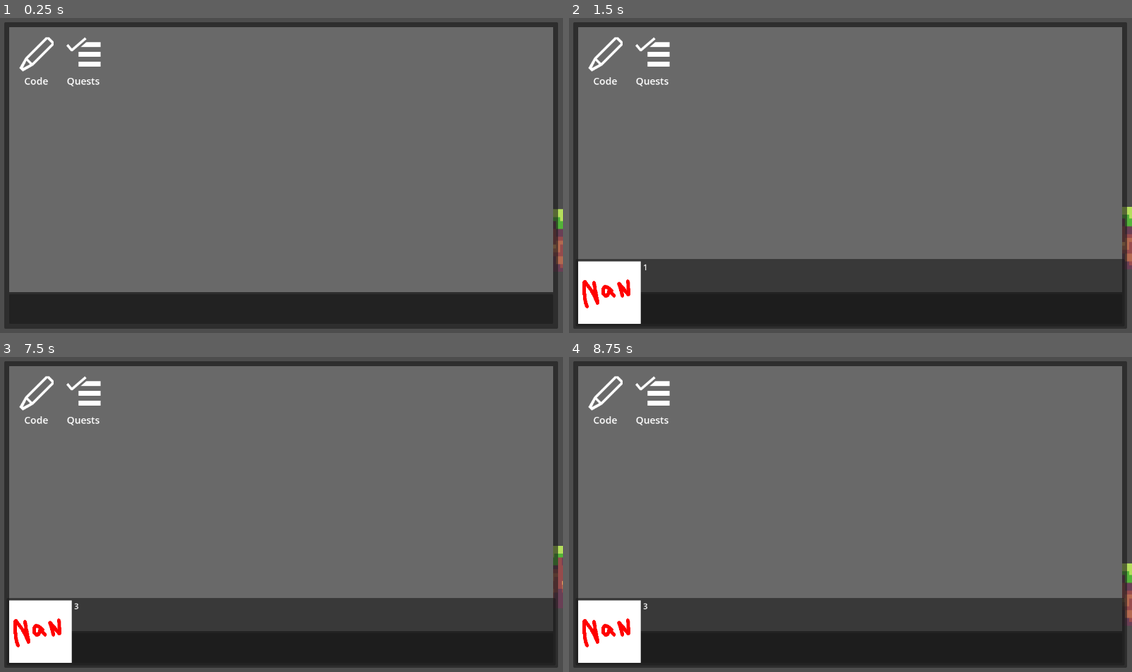
Above: before the commit, frames 1-4 (two rows, left to right).
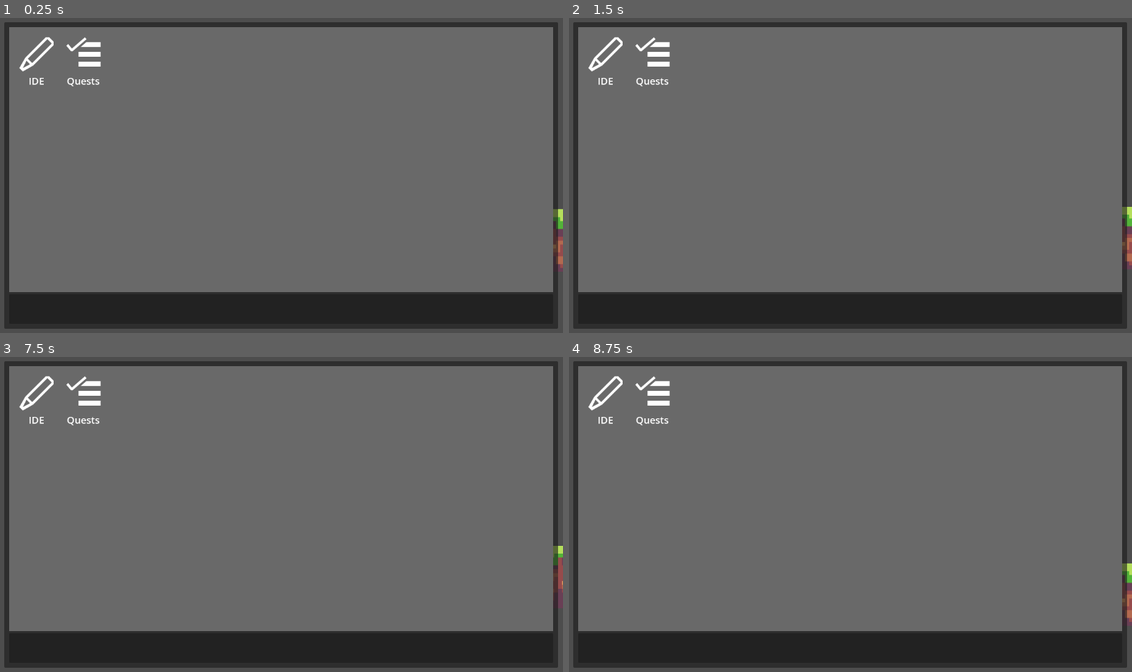
Above: after the commit, the same moments.

Repository: 46768/nsc2025
Game: Godot game, scene res://main.tscn
Same seed, same stepped clock (60 frames per second), same inputs: the game is played once before the commit and once after it. The engine's default icon, where the game draws it, is replaced by a stand-in: a white triangle on a blue panel in a dark square.
Inputs (mouse positions are in pixels of both pictures, inside the frame that each line leads up to):
- Up to frame 1 (0.25 s): no input
- Up to frame 2 (1.5 s): click (602, 55) at 0.52 s; click (653, 55) at 1.27 s
- Up to frame 3 (7.5 s): click (281, 631) at 2.02 s; click (33, 394) at 2.77 s; click (84, 394) at 3.52 s; click (281, 631) at 4.27 s; click (33, 394) at 5.02 s; click (84, 394) at 5.77 s; click (281, 631) at 6.52 s; tap Enter at 7.25 s; tap A (KeyA) at 7.35 s
- Up to frame 4 (8.75 s): tap Space (KeySpace) at 8 s; tap D (KeyD) at 8.1 s

The runs differ from the first frame. In frame 1, less than 0.1% of the frame differs, in the area x 4-9%, y 18-22%; in frame 2, 11%; in frame 3, 11%; in frame 4, 11%, in the area x 1-99%, y 18-98%.

Commit message:
feat: embed IDE into an application

Diff:
--- a/main.tscn
+++ b/main.tscn
@@ -6,7 +6,6 @@
 [ext_resource type="JSON" path="res://assets/json/npc/demo.json" id="4_4c57u"]
 [ext_resource type="Texture2D" uid="uid://dadmwkga8kc6s" path="res://assets/textures/placeholder.jpg" id="5_efxa6"]
 [ext_resource type="TileSet" uid="uid://b07lysqg7p46m" path="res://tileset/map_tileset.tres" id="6_dg77c"]
-[ext_resource type="PackedScene" uid="uid://c44n34k18cx8m" path="res://scenes/ui/ide.tscn" id="7_ycdy4"]
 [ext_resource type="PackedScene" uid="uid://dpxfmhbqr5s0k" path="res://scenes/ui/menu/menu.tscn" id="8_5vw27"]
 
 [node name="Main" type="Node2D"]
@@ -26,14 +25,4 @@
 
 [node name="UI" type="CanvasLayer" parent="."]
 
-[node name="Ide" parent="UI" instance=ExtResource("7_ycdy4")]
-visible = false
-anchors_preset = 0
-anchor_right = 0.0
-anchor_bottom = 0.0
-grow_horizontal = 1
-grow_vertical = 1
-
 [node name="Menu" parent="UI" instance=ExtResource("8_5vw27")]
-
-[connection signal="ide_initialized" from="UI/Ide" to="." method="_on_ide_initialized"]
--- a/scenes/ui/ide.tscn
+++ b/scenes/ui/ide.tscn
@@ -1,6 +1,5 @@
-[gd_scene load_steps=8 format=3 uid="uid://c44n34k18cx8m"]
+[gd_scene load_steps=7 format=3 uid="uid://c44n34k18cx8m"]
 
-[ext_resource type="Theme" uid="uid://bq4vvnvsx0a5q" path="res://themes/ide/ide-default.tres" id="1_eacvr"]
 [ext_resource type="Script" uid="uid://d0kdg1rtfo0av" path="res://scripts/ui/ide/ide.gd" id="1_msfw7"]
 [ext_resource type="Script" uid="uid://dxs06js8hwkng" path="res://scripts/ui/ide/buffer_tabs.gd" id="3_eacvr"]
 [ext_resource type="StyleBox" uid="uid://ck21jxwdspuit" path="res://themes/ide/backpanel.stylebox" id="3_kfwwp"]
@@ -10,61 +9,38 @@
 
 [node name="Ide" type="Control"]
 z_index = 1
-layout_direction = 2
 layout_mode = 3
-anchors_preset = 15
-anchor_right = 1.0
-anchor_bottom = 1.0
-grow_horizontal = 2
-grow_vertical = 2
+anchors_preset = 0
 size_flags_horizontal = 3
 size_flags_vertical = 3
 script = ExtResource("1_msfw7")
 
-[node name="Omarg" type="MarginContainer" parent="."]
+[node name="Panelc" type="PanelContainer" parent="."]
 layout_mode = 1
-anchors_preset = 15
-anchor_right = 1.0
-anchor_bottom = 1.0
-grow_horizontal = 2
-grow_vertical = 2
-theme_override_constants/margin_left = 10
-theme_override_constants/margin_top = 10
-theme_override_constants/margin_right = 10
-theme_override_constants/margin_bottom = 10
-
-[node name="Panelc" type="PanelContainer" parent="Omarg"]
-layout_mode = 2
-theme = ExtResource("1_eacvr")
+offset_right = 560.0
+offset_bottom = 155.0
 theme_override_styles/panel = ExtResource("3_kfwwp")
 
-[node name="Imarg" type="MarginContainer" parent="Omarg/Panelc"]
-layout_mode = 2
-theme_override_constants/margin_left = 10
-theme_override_constants/margin_top = 10
-theme_override_constants/margin_right = 10
-theme_override_constants/margin_bottom = 10
-
-[node name="Vsplit" type="HSplitContainer" parent="Omarg/Panelc/Imarg"]
+[node name="Vsplit" type="HSplitContainer" parent="Panelc"]
 layout_mode = 2
 split_offset = 240
 
-[node name="SidebarSplit" type="VSplitContainer" parent="Omarg/Panelc/Imarg/Vsplit"]
+[node name="SidebarSplit" type="VSplitContainer" parent="Panelc/Vsplit"]
 layout_mode = 2
 split_offset = 120
 
-[node name="Sidebar" type="TabContainer" parent="Omarg/Panelc/Imarg/Vsplit/SidebarSplit"]
+[node name="Sidebar" type="TabContainer" parent="Panelc/Vsplit/SidebarSplit"]
 layout_mode = 2
 size_flags_horizontal = 3
 size_flags_vertical = 3
 current_tab = 0
 clip_tabs = false
 
-[node name="Problem Viewer" type="BoxContainer" parent="Omarg/Panelc/Imarg/Vsplit/SidebarSplit/Sidebar"]
+[node name="Problem Viewer" type="BoxContainer" parent="Panelc/Vsplit/SidebarSplit/Sidebar"]
 layout_mode = 2
 metadata/_tab_index = 0
 
-[node name="Txt" type="RichTextLabel" parent="Omarg/Panelc/Imarg/Vsplit/SidebarSplit/Sidebar/Problem Viewer"]
+[node name="Txt" type="RichTextLabel" parent="Panelc/Vsplit/SidebarSplit/Sidebar/Problem Viewer"]
 layout_mode = 2
 size_flags_horizontal = 3
 size_flags_vertical = 3
@@ -73,48 +49,48 @@
 text = "hello!"
 selection_enabled = true
 
-[node name="File Explorer" type="BoxContainer" parent="Omarg/Panelc/Imarg/Vsplit/SidebarSplit/Sidebar"]
+[node name="File Explorer" type="BoxContainer" parent="Panelc/Vsplit/SidebarSplit/Sidebar"]
 visible = false
 layout_mode = 2
 script = ExtResource("6_5fjmn")
 metadata/_tab_index = 1
 
-[node name="FileTree" type="Tree" parent="Omarg/Panelc/Imarg/Vsplit/SidebarSplit/Sidebar/File Explorer"]
+[node name="FileTree" type="Tree" parent="Panelc/Vsplit/SidebarSplit/Sidebar/File Explorer"]
 layout_mode = 2
 size_flags_horizontal = 3
 
-[node name="Debugger" type="BoxContainer" parent="Omarg/Panelc/Imarg/Vsplit/SidebarSplit/Sidebar"]
+[node name="Debugger" type="BoxContainer" parent="Panelc/Vsplit/SidebarSplit/Sidebar"]
 visible = false
 layout_mode = 2
 metadata/_tab_index = 2
 
-[node name="Notes" type="TextEdit" parent="Omarg/Panelc/Imarg/Vsplit/SidebarSplit"]
+[node name="Notes" type="TextEdit" parent="Panelc/Vsplit/SidebarSplit"]
 layout_mode = 2
 size_flags_horizontal = 3
 size_flags_vertical = 3
 placeholder_text = "Put your notes here"
 
-[node name="EditorSplit" type="VSplitContainer" parent="Omarg/Panelc/Imarg/Vsplit"]
+[node name="EditorSplit" type="VSplitContainer" parent="Panelc/Vsplit"]
 layout_mode = 2
 split_offset = 120
 
-[node name="BufferTabs" type="TabContainer" parent="Omarg/Panelc/Imarg/Vsplit/EditorSplit"]
+[node name="BufferTabs" type="TabContainer" parent="Panelc/Vsplit/EditorSplit"]
 layout_mode = 2
 size_flags_vertical = 3
 script = ExtResource("3_eacvr")
 
-[node name="Console" type="VBoxContainer" parent="Omarg/Panelc/Imarg/Vsplit/EditorSplit"]
+[node name="Console" type="VBoxContainer" parent="Panelc/Vsplit/EditorSplit"]
 layout_mode = 2
 size_flags_horizontal = 3
 size_flags_vertical = 3
 script = ExtResource("4_16dsd")
 
-[node name="ConsoleOutput" type="PanelContainer" parent="Omarg/Panelc/Imarg/Vsplit/EditorSplit/Console"]
+[node name="ConsoleOutput" type="PanelContainer" parent="Panelc/Vsplit/EditorSplit/Console"]
 layout_mode = 2
 size_flags_vertical = 3
 theme_override_styles/panel = ExtResource("7_pngv2")
 
-[node name="ConsoleOutputText" type="RichTextLabel" parent="Omarg/Panelc/Imarg/Vsplit/EditorSplit/Console/ConsoleOutput"]
+[node name="ConsoleOutputText" type="RichTextLabel" parent="Panelc/Vsplit/EditorSplit/Console/ConsoleOutput"]
 custom_minimum_size = Vector2(72, 96)
 layout_mode = 2
 size_flags_horizontal = 3
@@ -126,19 +102,19 @@
 threaded = true
 selection_enabled = true
 
-[node name="ConsoleInput" type="HBoxContainer" parent="Omarg/Panelc/Imarg/Vsplit/EditorSplit/Console"]
+[node name="ConsoleInput" type="HBoxContainer" parent="Panelc/Vsplit/EditorSplit/Console"]
 layout_mode = 2
 
-[node name="ConsoleCWD" type="PanelContainer" parent="Omarg/Panelc/Imarg/Vsplit/EditorSplit/Console/ConsoleInput"]
+[node name="ConsoleCWD" type="PanelContainer" parent="Panelc/Vsplit/EditorSplit/Console/ConsoleInput"]
 layout_mode = 2
 theme_override_styles/panel = ExtResource("7_pngv2")
 
-[node name="CWDText" type="Label" parent="Omarg/Panelc/Imarg/Vsplit/EditorSplit/Console/ConsoleInput/ConsoleCWD"]
+[node name="CWDText" type="Label" parent="Panelc/Vsplit/EditorSplit/Console/ConsoleInput/ConsoleCWD"]
 layout_mode = 2
 size_flags_vertical = 1
 theme_override_styles/normal = ExtResource("7_pngv2")
 
-[node name="ConsoleInputLine" type="LineEdit" parent="Omarg/Panelc/Imarg/Vsplit/EditorSplit/Console/ConsoleInput"]
+[node name="ConsoleInputLine" type="LineEdit" parent="Panelc/Vsplit/EditorSplit/Console/ConsoleInput"]
 custom_minimum_size = Vector2(160, 0)
 layout_mode = 2
 size_flags_horizontal = 3
@@ -148,10 +124,10 @@
 keep_editing_on_text_submit = true
 caret_blink = true
 
-[connection signal="ide_initialized" from="." to="Omarg/Panelc/Imarg/Vsplit/SidebarSplit/Sidebar/File Explorer" method="_on_ide_initialized"]
-[connection signal="ide_initialized" from="." to="Omarg/Panelc/Imarg/Vsplit/EditorSplit/BufferTabs" method="_on_ide_initialized"]
-[connection signal="ide_initialized" from="." to="Omarg/Panelc/Imarg/Vsplit/EditorSplit/Console" method="_on_ide_initialized"]
-[connection signal="ide_vfs_changed" from="." to="Omarg/Panelc/Imarg/Vsplit/SidebarSplit/Sidebar/File Explorer" method="_on_ide_vfs_changed"]
-[connection signal="ide_vfs_changed" from="." to="Omarg/Panelc/Imarg/Vsplit/EditorSplit/Console" method="_on_ide_vfs_changed"]
-[connection signal="buffer_tabs_initialized" from="Omarg/Panelc/Imarg/Vsplit/EditorSplit/BufferTabs" to="Omarg/Panelc/Imarg/Vsplit/EditorSplit/Console" method="_on_buffer_initialized"]
-[connection signal="text_submitted" from="Omarg/Panelc/Imarg/Vsplit/EditorSplit/Console/ConsoleInput/ConsoleInputLine" to="Omarg/Panelc/Imarg/Vsplit/EditorSplit/Console" method="_run_command"]
+[connection signal="ide_initialized" from="." to="Panelc/Vsplit/SidebarSplit/Sidebar/File Explorer" method="_on_ide_initialized"]
+[connection signal="ide_initialized" from="." to="Panelc/Vsplit/EditorSplit/BufferTabs" method="_on_ide_initialized"]
+[connection signal="ide_initialized" from="." to="Panelc/Vsplit/EditorSplit/Console" method="_on_ide_initialized"]
+[connection signal="ide_vfs_changed" from="." to="Panelc/Vsplit/SidebarSplit/Sidebar/File Explorer" method="_on_ide_vfs_changed"]
+[connection signal="ide_vfs_changed" from="." to="Panelc/Vsplit/EditorSplit/Console" method="_on_ide_vfs_changed"]
+[connection signal="buffer_tabs_initialized" from="Panelc/Vsplit/EditorSplit/BufferTabs" to="Panelc/Vsplit/EditorSplit/Console" method="_on_buffer_initialized"]
+[connection signal="text_submitted" from="Panelc/Vsplit/EditorSplit/Console/ConsoleInput/ConsoleInputLine" to="Panelc/Vsplit/EditorSplit/Console" method="_run_command"]
--- a/scenes/ui/menu/application.tscn
+++ b/scenes/ui/menu/application.tscn
@@ -6,27 +6,34 @@
 [ext_resource type="Texture2D" uid="uid://dbbivlp6pb61w" path="res://assets/textures/chrome-close.svg" id="3_a4gqp"]
 
 [node name="Application" type="VBoxContainer"]
+custom_minimum_size = Vector2(640, 360)
 anchors_preset = 15
 anchor_right = 1.0
 anchor_bottom = 1.0
 grow_horizontal = 2
 grow_vertical = 2
+mouse_filter = 2
 script = ExtResource("1_ncmis")
 
 [node name="Topbar" type="PanelContainer" parent="."]
 layout_mode = 2
 size_flags_stretch_ratio = 0.05
+mouse_filter = 2
 
 [node name="C" type="HBoxContainer" parent="Topbar"]
 layout_mode = 2
+mouse_filter = 2
 
 [node name="Title" type="HBoxContainer" parent="Topbar/C"]
 layout_mode = 2
 size_flags_horizontal = 3
+mouse_filter = 2
 
 [node name="Icon" type="TextureRect" parent="Topbar/C/Title"]
 custom_minimum_size = Vector2(32, 32)
 layout_mode = 2
+mouse_filter = 2
+expand_mode = 1
 
 [node name="Name" type="Label" parent="Topbar/C/Title"]
 layout_mode = 2
@@ -35,6 +42,7 @@
 
 [node name="Control" type="HBoxContainer" parent="Topbar/C"]
 layout_mode = 2
+mouse_filter = 2
 
 [node name="Minimize" type="TextureButton" parent="Topbar/C/Control"]
 custom_minimum_size = Vector2(32, 32)
@@ -61,3 +69,4 @@
 layout_mode = 2
 size_flags_vertical = 3
 size_flags_stretch_ratio = 0.95
+mouse_filter = 2
--- a/scenes/ui/menu/menu.tscn
+++ b/scenes/ui/menu/menu.tscn
@@ -48,13 +48,13 @@
 layout_mode = 2
 mouse_filter = 2
 
-[node name="SolidColorBG" type="ColorRect" parent="Panel/IMarg/VBox/Desktop"]
+[node name="TextureBG" type="TextureRect" parent="Panel/IMarg/VBox/Desktop"]
 layout_mode = 2
 size_flags_horizontal = 3
 size_flags_vertical = 3
 mouse_filter = 2
 
-[node name="TextureBG" type="TextureRect" parent="Panel/IMarg/VBox/Desktop"]
+[node name="SolidColorBG" type="ColorRect" parent="Panel/IMarg/VBox/Desktop"]
 layout_mode = 2
 size_flags_horizontal = 3
 size_flags_vertical = 3
--- a/scripts/core/application/application-instance.gd
+++ b/scripts/core/application/application-instance.gd
@@ -15,7 +15,7 @@
 	content_node = application_ref.scene.instantiate()
 
 	app_node = application_scene.instantiate()
-	app_node.app_instance_ref = weakref(self)
+	app_node.app_instance_ref = self
 	app_node.app_name = application_ref.name
 	app_node.app_icon = application_ref.icon
 
@@ -24,3 +24,13 @@
 
 func get_app_node() -> VBoxContainer:
 	return app_node
+
+
+func minimize() -> void:
+	app_node.hide()
+
+func maximize() -> void:
+	app_node.show()
+
+func close() -> void:
+	app_node.free()
--- a/scripts/core/application/application.gd
+++ b/scripts/core/application/application.gd
@@ -9,6 +9,12 @@
 
 func _init(application_content: PackedScene) -> void:
 	scene = application_content
+
+
+func spawn() -> ApplicationInstance:
+	var instance = ApplicationInstance.new(self)
+
+	return instance
 
 
 func set_name(new_name: String) -> Application:
--- a/scripts/core/autoloads/signal-bus.gd
+++ b/scripts/core/autoloads/signal-bus.gd
@@ -4,5 +4,7 @@
 @warning_ignore_start("unused_signal")
 
 signal on_main_initialized
+signal next_sig
+signal test_sig
 
 @warning_ignore_restore("unused_signal")
--- a/scripts/main/main.gd
+++ b/scripts/main/main.gd
@@ -3,11 +3,8 @@
 
 signal main_initialized
 
-@onready var test_texture: Texture2D = preload("res://assets/textures/placeholder.jpg")
 @onready var player_ui: CanvasLayer = $UI
 @onready var ide_ui: Control = $UI/Ide
-
-var test_seq: Sequence
 
 
 func _ready() -> void:
@@ -18,41 +15,5 @@
 	if Globals.player != null:
 		Globals.player_ui.reparent(Globals.player.camera)
 
-	ide_ui.hide()
-
 	main_initialized.emit()
 	SignalBus.on_main_initialized.emit()
-
-
-func _process(_delta: float) -> void:
-	if Input.is_action_just_pressed("ToggleIDE"):
-		ide_ui.set_visible(not ide_ui.is_visible())
-
-
-func _on_ide_initialized(__: VFS) -> void:
-	await Globals.wait(1)
-
-	var fibo: Sequence = Sequence.new()
-
-	fibo.load_source("""
-	mov $d.0, $m.counter
-	mov $d.0, $m.reg1
-	mov $d.1, $m.reg2
-
-	loop:
-		cmp %.counter, $d.25
-		je exit
-		mov %.reg1, $m.temp
-		mov %.reg2, $m.reg1
-		mov %.temp, $m.reg2
-		add %.reg1, $m.reg2
-		dialogue %.reg1
-		wait_sig %.latestDialogueClosedSig
-		inc $m.counter
-		jmp loop
-
-	exit:
-		cpu_halt
-	""")
-
-	fibo.next()
--- a/scripts/npc/npc.gd
+++ b/scripts/npc/npc.gd
@@ -55,8 +55,8 @@
 
 	seq.write_rom("sample_program", "print(\"Hello World!\")")
 
-	seq.write_rom("next_sig", Globals.ide.shell.signal_reg["next_sig"])
-	seq.write_rom("test_sig", Globals.ide.shell.signal_reg["test_sig"])
+	seq.write_rom("next_sig", SignalBus.next_sig)
+	seq.write_rom("test_sig", SignalBus.test_sig)
 
 	seq.load_source("""
 		dialogue %hello1
--- a/scripts/ui/application/application.gd
+++ b/scripts/ui/application/application.gd
@@ -3,7 +3,7 @@
 
 @onready var content: PanelContainer = $Content
 
-var app_instance_ref: WeakRef
+var app_instance_ref: ApplicationInstance
 var app_name: String = "N/A"
 var app_icon: Texture2D
 
@@ -11,3 +11,7 @@
 func _ready() -> void:
 	$Topbar/C/Title/Name.set_text(app_name)
 	$Topbar/C/Title/Icon.set_texture(app_icon)
+
+	$Topbar/C/Control/Minimize.pressed.connect(app_instance_ref.minimize)
+	$Topbar/C/Control/Maximize.pressed.connect(app_instance_ref.maximize)
+	$Topbar/C/Control/Close.pressed.connect(app_instance_ref.close)
--- a/scripts/ui/ide/ide.gd
+++ b/scripts/ui/ide/ide.gd
@@ -6,37 +6,20 @@
 ## Emit when VFS changes
 signal ide_vfs_changed(new_vfs: VFS)
 
-@export_range(0, 100) var outer_margin: int = 10
-@export_range(0, 100) var inner_margin: int = 10
-
-@onready var sidebar_split: VSplitContainer = ($Omarg/Panelc/Imarg/Vsplit/SidebarSplit)
-@onready var editor_split: VSplitContainer = ($Omarg/Panelc/Imarg/Vsplit/EditorSplit)
-@onready var console: VBoxContainer = ($Omarg/Panelc/Imarg/Vsplit/EditorSplit/Console)
-@onready var buffer_tabs: TabContainer = ($Omarg/Panelc/Imarg/Vsplit/EditorSplit/BufferTabs)
-@onready var omarg: MarginContainer = $Omarg
-@onready var imarg: MarginContainer = $Omarg/Panelc/Imarg
+@onready var sidebar_split: VSplitContainer = ($Panelc/Vsplit/SidebarSplit)
+@onready var editor_split: VSplitContainer = ($Panelc/Vsplit/EditorSplit)
+@onready var console: VBoxContainer = ($Panelc/Vsplit/EditorSplit/Console)
+@onready var buffer_tabs: TabContainer = ($Panelc/Vsplit/EditorSplit/BufferTabs)
 
 var vfs: VFS = null
 var shell: COSH = null
 var buffer_mgr: BufferManager = null
 @onready var problem_statement: RichTextLabel = (
-		$"Omarg/Panelc/Imarg/Vsplit/SidebarSplit/Sidebar/Problem Viewer/Txt")
+		$"Panelc/Imarg/Vsplit/SidebarSplit/Sidebar/Problem Viewer/Txt")
 
 
 func _ready() -> void:
 	_resize()
-
-	# Set outer margins
-	omarg.add_theme_constant_override("margin_bottom", outer_margin)
-	omarg.add_theme_constant_override("margin_left", outer_margin)
-	omarg.add_theme_constant_override("margin_top", outer_margin)
-	omarg.add_theme_constant_override("margin_right", outer_margin)
-
-	# Set inner margins
-	imarg.add_theme_constant_override("margin_bottom", inner_margin)
-	imarg.add_theme_constant_override("margin_left", inner_margin)
-	imarg.add_theme_constant_override("margin_top", inner_margin)
-	imarg.add_theme_constant_override("margin_right", inner_margin)
 
 	vfs = VFS.new()
 	vfs.set_name("ide_custom")
@@ -47,7 +30,6 @@
 	console.console_initialized.connect(_on_console_initialized)
 	buffer_tabs.buffer_tabs_initialized.connect(_on_buffer_initialized)
 
-	Globals.ide = self
 	ide_initialized.emit(vfs)
 
 
@@ -68,7 +50,8 @@
 
 
 func _resize() -> void:
-	set_size(get_viewport_rect().size)
+	set_size(get_parent_control().get_size())
+	$Panelc.set_size(get_size())
 	set_position(Vector2.ZERO)
 
 
--- a/scripts/ui/menu/class/desktop_icon.gd
+++ b/scripts/ui/menu/class/desktop_icon.gd
@@ -11,10 +11,12 @@
 static func from_application(app: Application) -> DesktopIcon:
 	var desktop_icon: DesktopIcon = (DesktopIcon.new()
 		.set_name(app.name)
-		.set_texture(app.icon))
+		.set_texture(app.icon)
+		.set_on_execute(func(app_ui: Control): app_ui.add_child(
+				app.spawn().get_app_node())))
 	return desktop_icon
 
-func no_execute() -> void:
+func no_execute(__: Control) -> void:
 	print("%s clicked" % name)
 
 func _init() -> void:
@@ -52,5 +54,5 @@
 func get_on_execute() -> Callable:
 	return on_execute
 
-func execute() -> void:
-	on_execute.call()
+func execute(app_ui: Control) -> void:
+	on_execute.call(app_ui)
--- a/scripts/ui/menu/icons.gd
+++ b/scripts/ui/menu/icons.gd
@@ -14,14 +14,15 @@
 @onready var solid_color_bg: ColorRect = $SolidColorBG
 @onready var texture_bg: TextureRect = $TextureBG
 @onready var icons: Control = $Icons
+@onready var apps: Control = $App
 @onready var cont_size: Vector2 = get_size()
 
 # TODO: Replace with modifiable icon data list
 var icons_data: Array[DesktopIcon] = [
-	DesktopIcon.new()
-	.set_position(Vector2i(0, 0))
-	.set_name("Code")
-	.set_texture(preload("res://assets/textures/edit.svg")),
+	DesktopIcon.from_application(
+			Application.new(preload("res://scenes/ui/ide.tscn"))
+			.set_name("IDE")
+			.set_icon(preload("res://assets/textures/edit.svg"))),
 	DesktopIcon.new()
 	.set_position(Vector2i(1, 0))
 	.set_name("Quests")
@@ -30,6 +31,9 @@
 var icon_label_ratio: int = 4
 var icon_size: int = ((icon_label_ratio+1)*IconSize.MEDIUM)/icon_label_ratio
 var icon_margin: int = 16
+
+var icon_refs: Dictionary[String, DesktopIcon] = {}
+var icon_execution_hooks: Dictionary[String, bool] = {}
 
 
 func _ready() -> void:
@@ -54,6 +58,20 @@
 	texture_bg.set_size(cont_size)
 	solid_color_bg.set_size(cont_size)
 	icons.set_size(cont_size)
+	apps.set_size(cont_size)
+
+
+func _on_icon_pressed(icon_name: String) -> void:
+	if not icon_execution_hooks.has(icon_name):
+		icon_execution_hooks.set(icon_name, true)
+		get_tree().create_timer(1).timeout.connect(__remove_icon_hook.bind(icon_name))
+	else:
+		icon_refs.get(icon_name).execute(apps)
+		icon_execution_hooks.erase(icon_name)
+
+
+func __remove_icon_hook(icon_name: String) -> void:
+	icon_execution_hooks.erase(icon_name)
 
 
 func __generate_icon_node(icon: DesktopIcon) -> Control:
@@ -78,7 +96,7 @@
 	icon_button.ignore_texture_size = true
 	icon_button.stretch_mode = TextureButton.STRETCH_SCALE
 	icon_button.set_size(Vector2(icon_size, icon_size))
-	icon_button.pressed.connect(icon.on_execute)
+	icon_button.pressed.connect(_on_icon_pressed.bind(icon_node.get_name()))
 
 	var icon_label: Label = Label.new()
 	icon_label.set_text(icon.get_name())
@@ -97,4 +115,5 @@
 func __place_icons() -> void:
 	for icon: DesktopIcon in icons_data:
 		var icon_node: Control = __generate_icon_node(icon)
+		icon_refs.set(icon_node.get_name(), icon)
 		icons.add_child(icon_node)
Not shown: 1 places in main.tscn that only renumber resources
